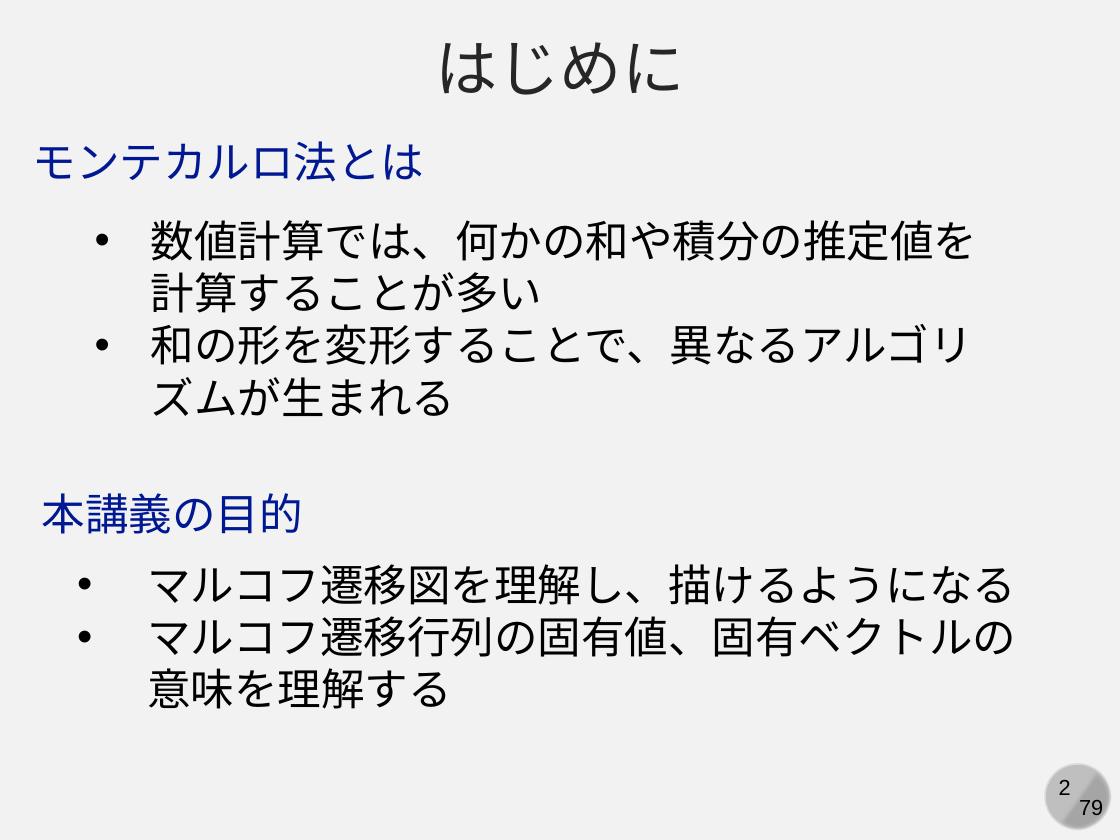
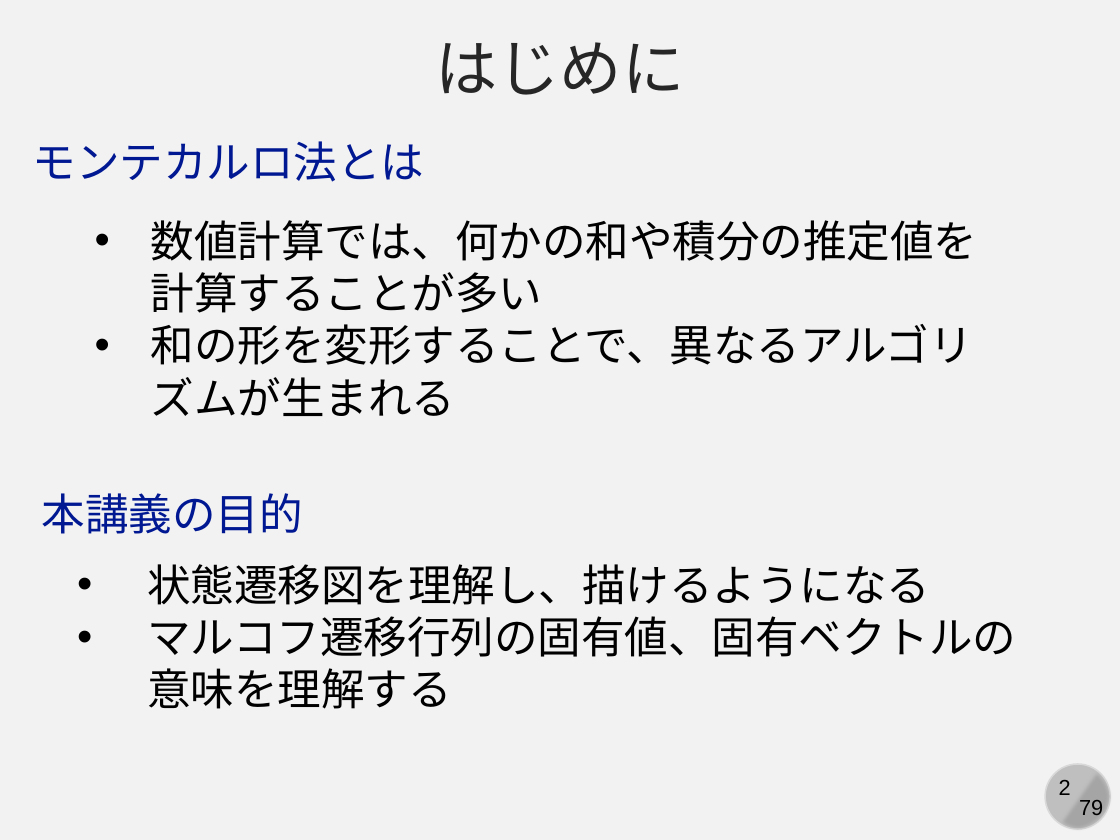
Before and after one commit to kaityo256/simulation_engineering, a slide deck: slide 2 of markov_chain/markov.pptx. Drawn at 1120x840 pixels with LibreOffice and Linux fonts; fonts in the diff are those of the drawing. Boxes give left, top, right and bottom in pixels: in the first picture for what was removed or moved away, otherwise in the second. Text is boxed around its words. In the diff, an @@ line names an element or a change of style, - is before the commit and + after.

```diff
--- a/markov_chain/markov.pptx
+++ b/markov_chain/markov.pptx
@@ text at [147,564,930,605]: text changed @@
-• マルコフ遷移図を理解し、描けるようになる
+• 状態遷移図を理解し、描けるようになる
```
Also in this commit, not shown: 1 other slide changed, 3 slides added, 76 slides removed.
